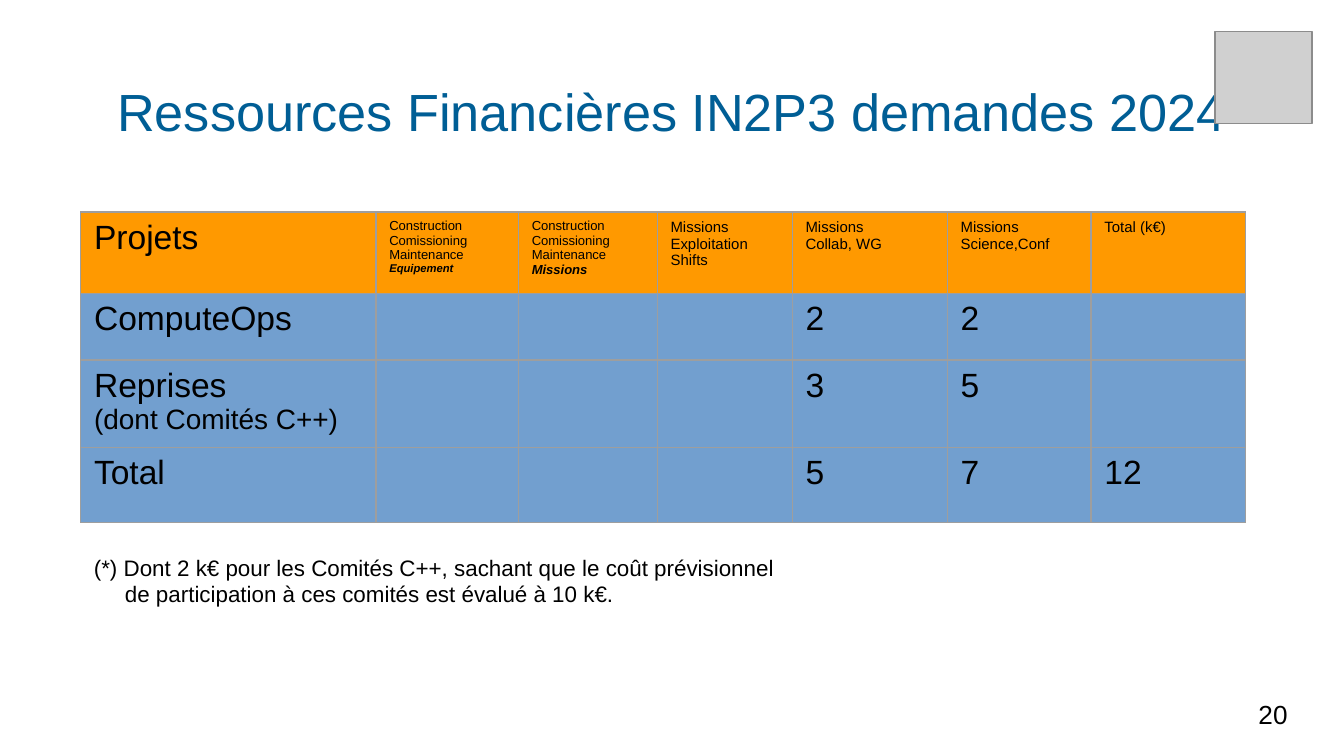
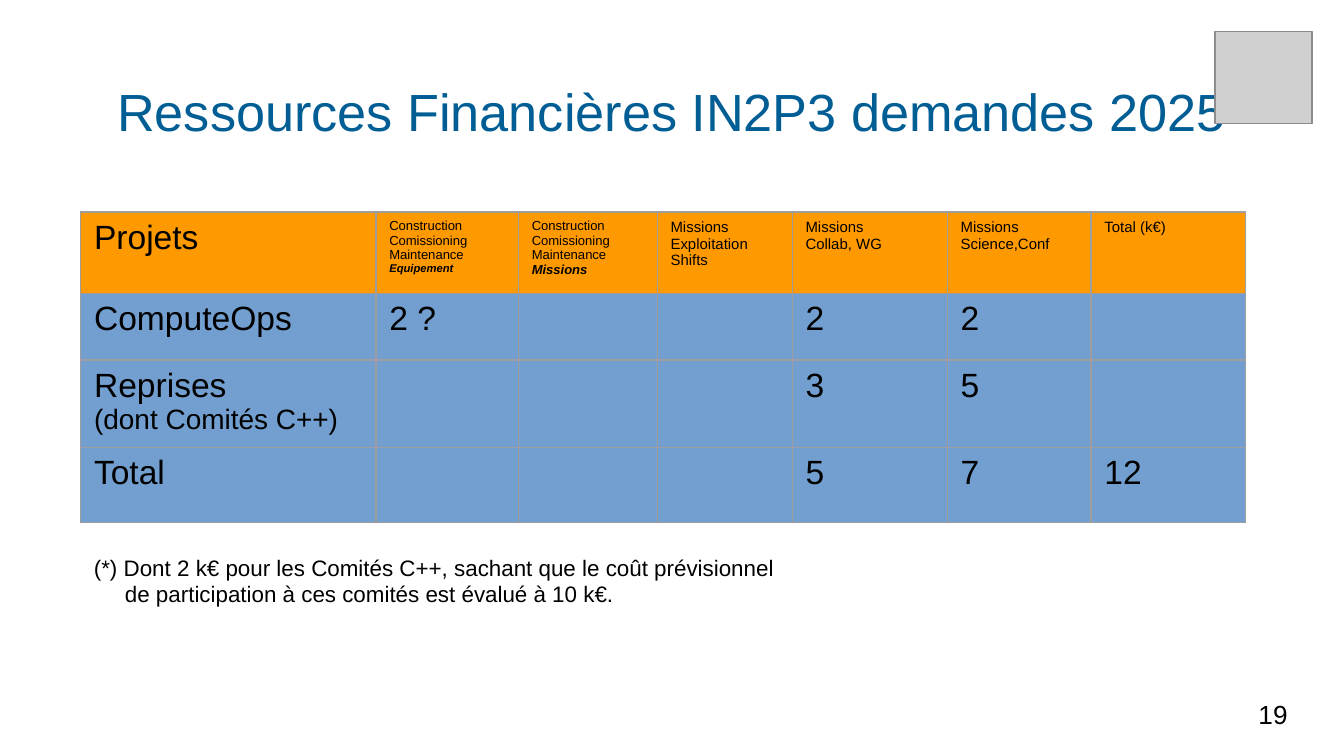
Before and after one commit to fjammes/misc, a slide deck: slide 19 of decalog/decalog-entretien-2024.odp (slide 20 before the commit). Drawn at 1344x756 pixels with LibreOffice and Linux fonts; fonts in the diff are those of the drawing; grey boxes stand for pictures. Boxes give left, top, right and bottom in pixels: in the first picture for what was removed or moved away, otherwise in the second. Text is boxed around its words. In the diff, an @@ line names an element or a change of style, - is before the commit and + after.

```diff
--- a/decalog/decalog-entretien-2024.odp
+++ b/decalog/decalog-entretien-2024.odp
@@ text at bbox=[117, 89, 1226, 132]: text changed @@
-Ressources Financières IN2P3 demandes 2024
+Ressources Financières IN2P3 demandes 2025
@@ table at bbox=[81, 212, 1245, 523] @@
-row 2, column 2: 
+row 2, column 2: 2 ?
@@ page number at bbox=[1258, 705, 1287, 725]: text changed @@
-20
+19
```
Also in this commit, not shown: 11 other slides changed, 1 slide removed, 1 other file.
